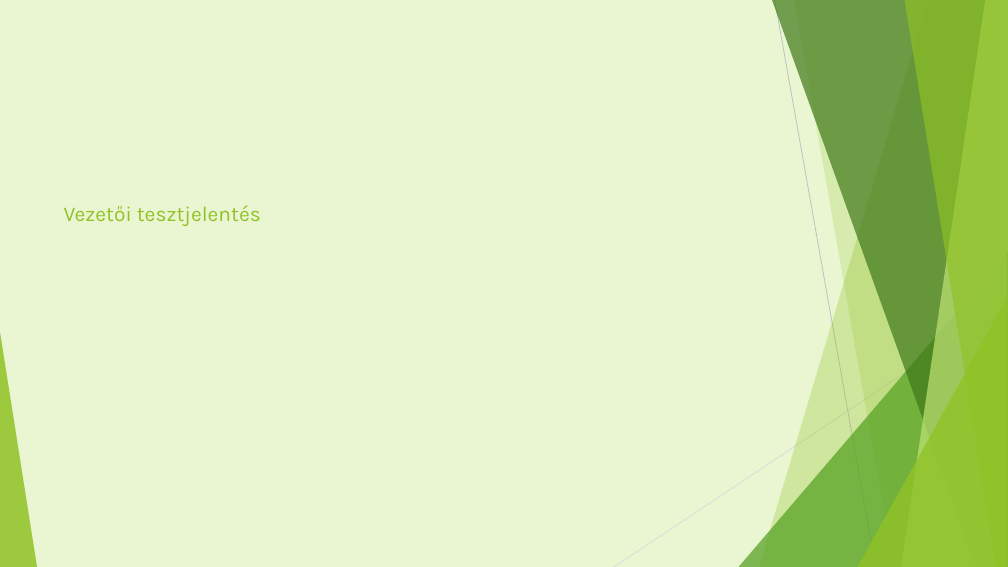
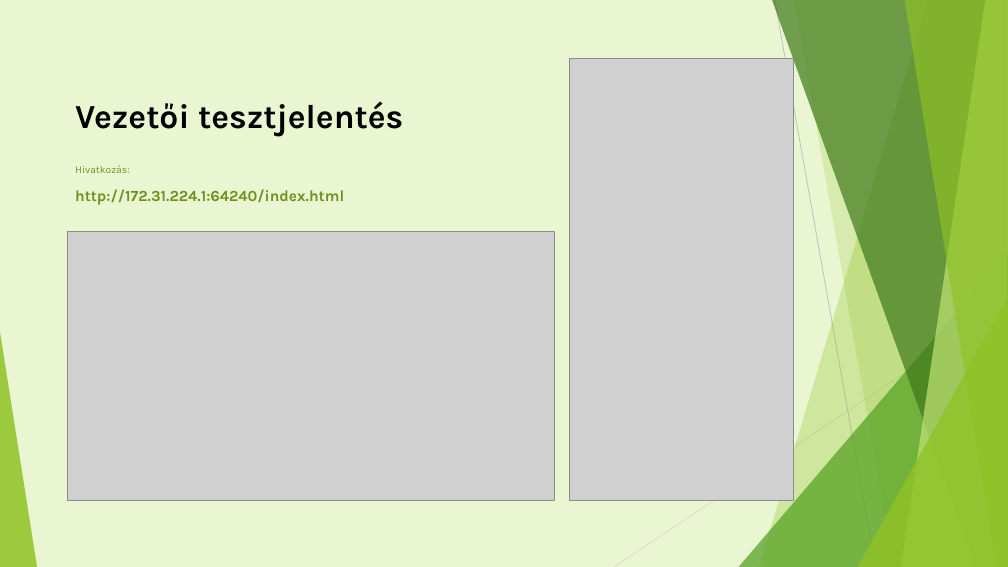
Before and after one commit to ksj-123/conduit, a slide deck: slide 4 of docs/Conduit_prez.pptx. Drawn at 1008x567 pixels with LibreOffice and Linux fonts; fonts in the diff are those of the drawing; grey boxes stand for pictures. Boxes give left, top, right and bottom in pixels: in the first picture for what was removed or moved away, otherwise in the second. Text is boxed around its words. In the diff, an @@ line names an element or a change of style, - is before the commit and + after.

```diff
--- a/docs/Conduit_prez.pptx
+++ b/docs/Conduit_prez.pptx
@@ picture added at (570,59,794,501) @@
@@ title "Vezetői tesztjelentés": place and size @@
-title "Vezetői tesztjelentés" at (64,205,261,226)
+title "Vezetői tesztjelentés" at (75,102,403,137)
@@ title "Vezetői tesztjelentés" at (75,102,403,137): size 20 to 32 pt, text colour #90C226 to #000000, bold on @@
@@ text added at (75,165,344,205), 14.7 pt, text #6C921D, bold @@
+Hivatkozás:
+http://172.31.224.1:64240/index.html
@@ picture added at (67,231,554,501) @@
```
Also in this commit, not shown: 1 other slide changed, 29 other files.
